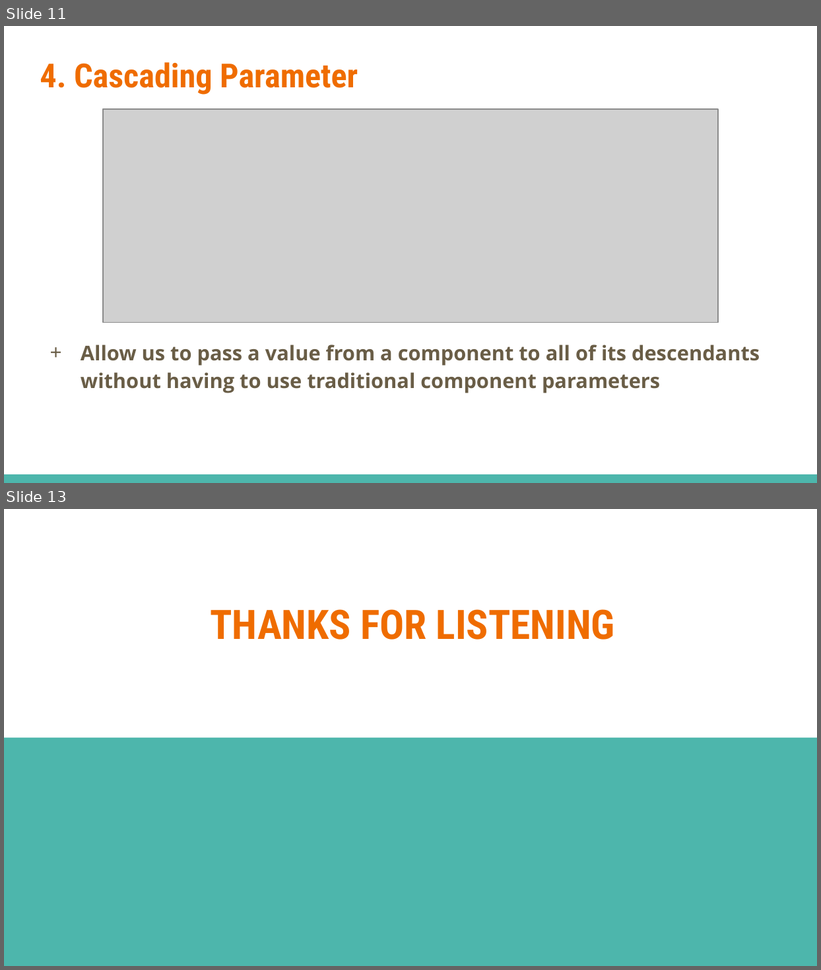
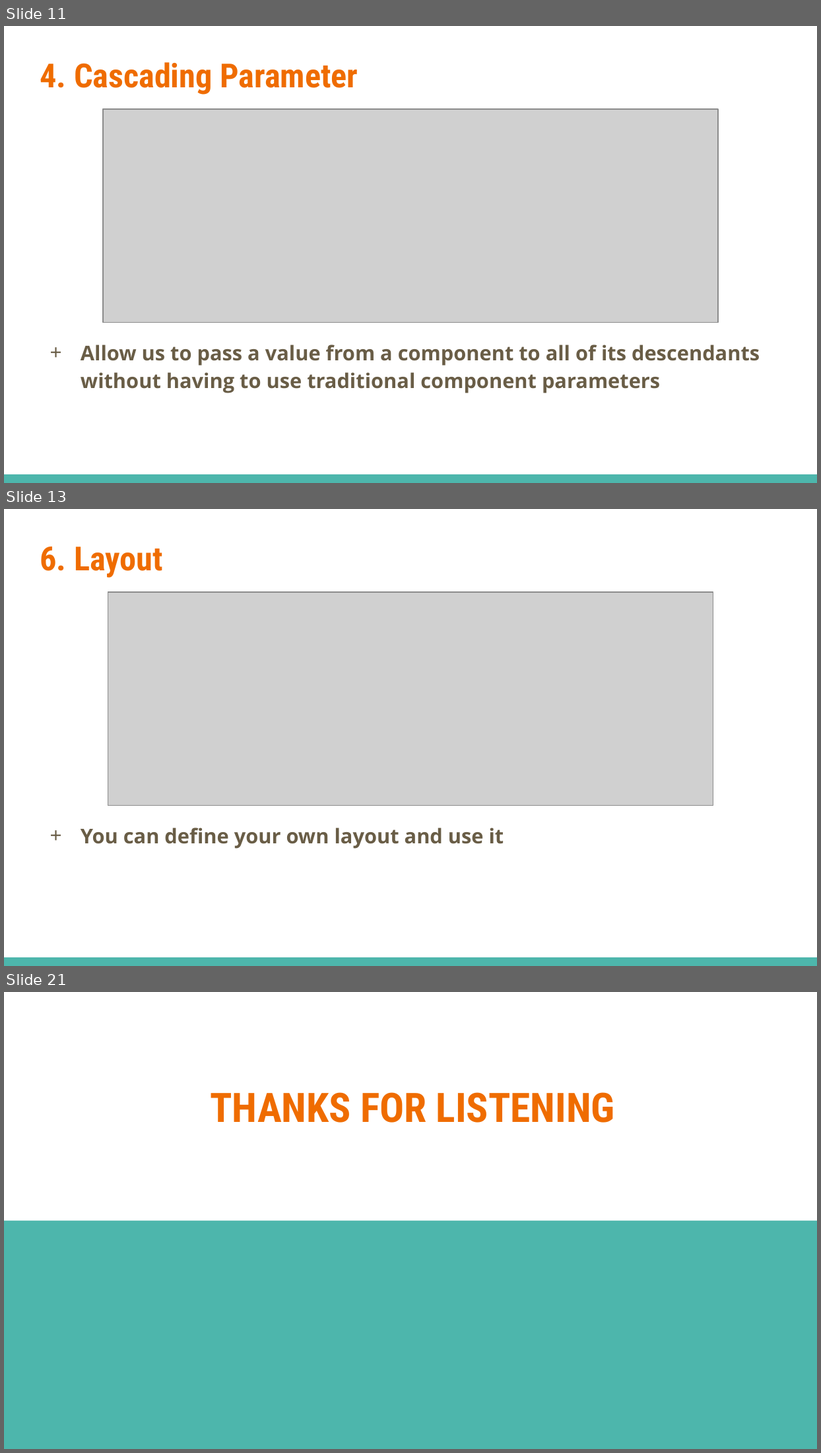
Before and after one commit to dinhhung09138/Learning-Example, a slide deck: BlazorComonent.pptx. Shown one above the other, each under a label of ours: slides 11 and 13 before the commit, slides 11, 13 and 21 after it; the slides between them are not shown. The pictures are 821x970 and 821x1453 pixels, drawn with LibreOffice and Linux fonts; fonts in the diff are those of the drawing; grey boxes stand for pictures. Boxes give left, top, right and bottom in pixels: in the first picture for what was removed or moved away, otherwise in the second. Text is boxed around its words. In the diff, an @@ line names an element or a change of style, - is before the commit and + after.

```diff
--- a/BlazorComonent.pptx
+++ b/BlazorComonent.pptx
@@ slide 13 added at box(4, 509, 817, 966), background #FFFFFF; not listed: 1 template element that a slide beside it also shows @@
@@ title added at box(40, 547, 163, 578), 29.4 pt, text #EF6C00, bold @@
+6. Layout
@@ picture added at box(108, 592, 714, 806) @@
@@ text added at box(81, 828, 504, 849), 18 pt, text #695D46, bold @@
++ You can define your own layout and use it
@@ what was slide 13 is now slide 21 @@
```
Also in this commit, not shown: 1 slide changed, 8 other slides added, 1 slide removed, 8 other files.
